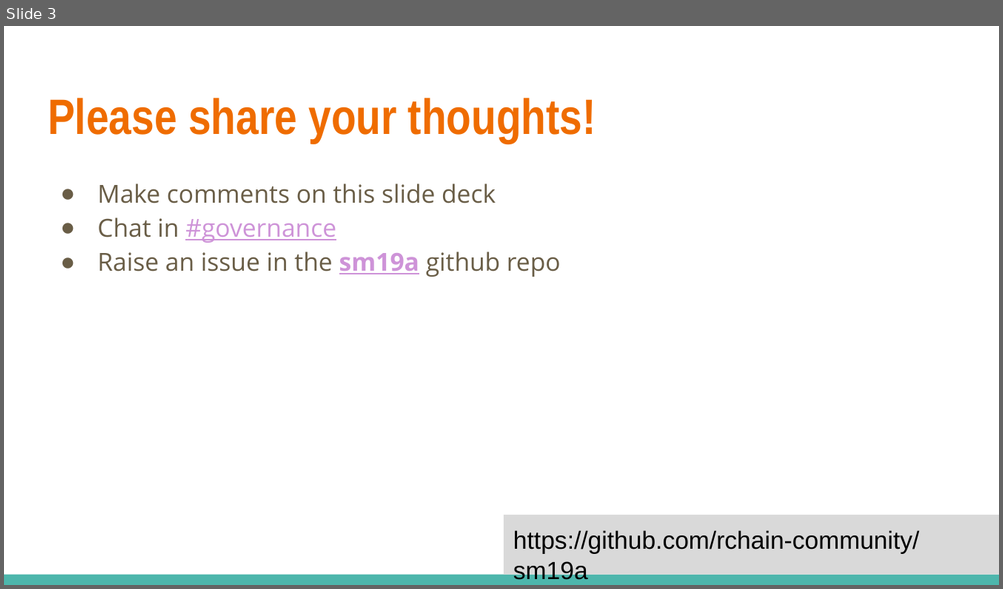
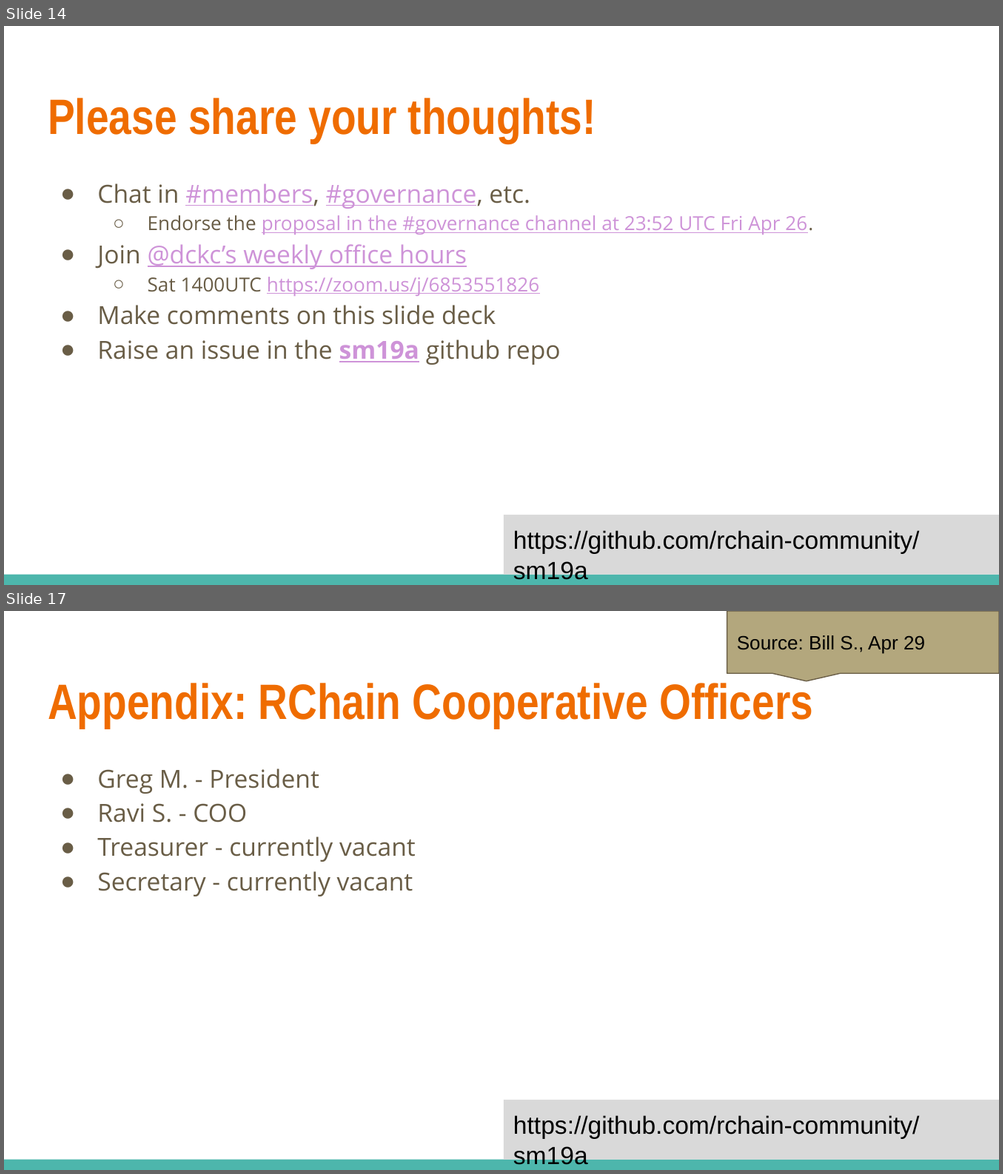
Before and after one commit to rchain-community/sm19a, a slide deck: sm19a-meeting-notes.odp. Shown one above the other, each under a label of ours: slide 3 before the commit, slides 14 and 17 after it; the slides between them are not shown. The pictures are 1003x589 and 1003x1174 pixels, drawn with LibreOffice and Linux fonts; fonts in the diff are those of the drawing. Boxes give left, top, right and bottom in pixels: in the first picture for what was removed or moved away, otherwise in the second. Text is boxed around its words. In the diff, an @@ line names an element or a change of style, - is before the commit and + after.

```diff
--- a/sm19a-meeting-notes.odp
+++ b/sm19a-meeting-notes.odp
@@ slide 17 added at [4, 611, 999, 1170], background #FFFFFF; not listed: 2 template elements that a slide beside it also shows @@
@@ rounded speech box added at [727, 611, 999, 674], fill #B3A77D, outline #695D46 0.74 pt, 14 pt, text #000000 @@
+Source: Bill S., Apr 29
@@ title added at [48, 678, 813, 728], 36 pt, text #EF6C00, bold @@
+Appendix: RChain Cooperative Officers
@@ text added at [97, 769, 415, 897], 18 pt, text #695D46 @@
+● Greg M. - President
+● Ravi S. - COO
+● Treasurer - currently vacant
+● Secretary - currently vacant
@@ what was slide 3 is now slide 14 @@
@@ slide 14 changed as well @@
@@ text at [97, 184, 813, 296]: paragraphs added @@
+● Chat in #members, #governance, etc.
+  ○ Endorse the proposal in the #governance channel at 23:52 UTC Fri Apr 26.
+● Join @dckc’s weekly office hours
+  ○ Sat 1400UTC https://zoom.us/j/6853551826
@@ text at [97, 218, 336, 243]: paragraph removed @@
-● Chat in #governance
```
Also in this commit, not shown: 4 other slides changed, 11 other slides added, 1 slide removed, 2 other files.
